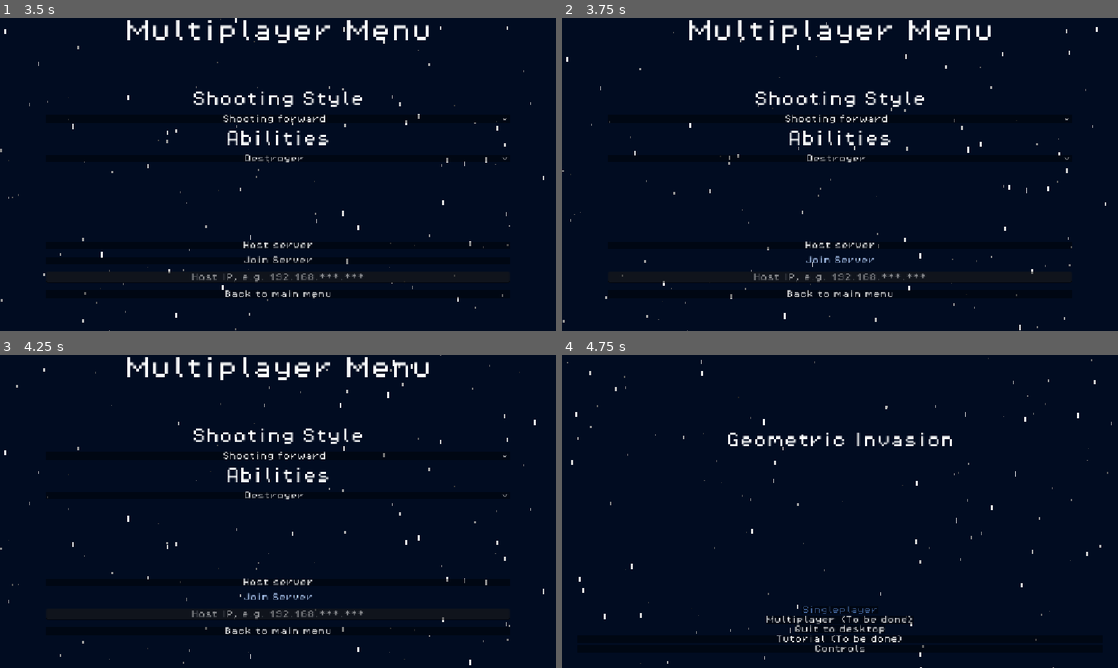
Above: before the commit, frames 1-4 (two rows, left to right).
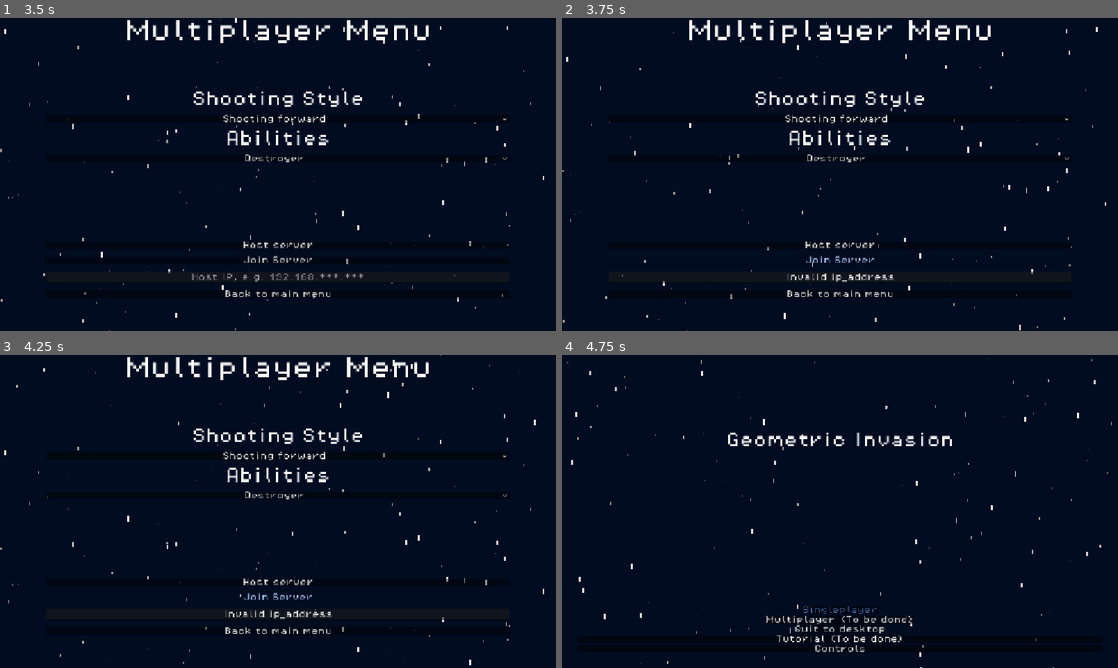
Above: after the commit, the same moments.

Repository: Draftier/Geometric-Invasion-CSS-497
Game: Godot game, scene res://scenes/UI/main_menu.tscn
The game is run twice, just before and just after one commit, with the same random seed, the same clock (stepped at 60 frames per second) and the same inputs. The engine's default icon, where the game draws it, is replaced by a stand-in: a white triangle on a blue panel in a dark square.
Inputs (mouse positions are in pixels of both pictures, inside the frame that each line leads up to):
- Up to frame 1 (3.5 s): click "Multiplayer (To be done)" at 0.5 s; click (278, 277) at 1.27 s; type "12" at 1.35 s; click "Host server" at 2 s; click "Back" at 2.75 s
- Up to frame 2 (3.75 s): click "Join Server" at 3.5 s
- Up to frame 3 (4.25 s): no input
- Up to frame 4 (4.75 s): click "Back to main menu" at 4.25 s

Frame 1 is identical in both runs. In frame 2, 0.3% of the frame differs, in the area x 34-66%, y 81-85%; in frame 3, 0.3%; in frame 4, nothing differs.

Commit message:
Added checks for joining game, Added code to close server when going to main menu
- Added check to see if ip address is empty
- Added closing of server when exiting game or going to main menu and checking if server is closed when in lobby

Diff:
--- a/geometric-invasion/multiplayer_lobby_menu.gd
+++ b/geometric-invasion/multiplayer_lobby_menu.gd
@@ -9,6 +9,7 @@
 	num_players += 1
 	player_count_label.text = "Player count : " + str(num_players) + " / 3"
 	multiplayer.peer_connected.connect(_on_peer_connected)
+	multiplayer.server_disconnected.connect(_on_server_disconnected)
 	%IPLabel.text += NetworkManager.ip_address
 
 func _on_start_game_button_pressed() -> void:
@@ -19,5 +20,11 @@
 	num_players += 1
 	player_count_label.text = "Player count : " + str(num_players) + " / 3"
 
+func _on_server_disconnected() -> void:
+	print("server shutdown")
+	multiplayer.multiplayer_peer = null
+	get_tree().change_scene_to_file("res://scenes/UI/multiplayer_choice_menu.tscn")
+
 func _on_back_button_pressed() -> void:
+	multiplayer.multiplayer_peer = null
 	get_tree().change_scene_to_file("res://scenes/UI/multiplayer_choice_menu.tscn")
--- a/geometric-invasion/network_manager.gd
+++ b/geometric-invasion/network_manager.gd
@@ -23,6 +23,9 @@
 	return "host ip cannot be found"
 
 func start_server() -> void:
+
+	stop_server()
+
 	peer = ENetMultiplayerPeer.new()
 	var error := peer.create_server(port)
 	if error != OK:
@@ -36,10 +39,15 @@
 
 func start_client(ip_addres : String) -> bool:
 	ip_address = ip_addres
+
+	if ip_addres == "":
+		return false
+
 	peer = ENetMultiplayerPeer.new()
 	var error := peer.create_client(ip_address, port)
 	if error != OK:
-		push_error("Server creation failed: %s" % error_string(error))
+		#push_error("Server creation failed: %s" % error_string(error))
+		return false
 	#if !peer.create_client(ip_address, port):
 		#return false
 
@@ -49,3 +57,11 @@
 	server_joined.emit()
 
 	return true
+
+func stop_server() -> void:
+	if peer != null:
+		peer.close()
+
+	multiplayer.multiplayer_peer = null
+	peer = null
+	is_solo = true
--- a/geometric-invasion/scenes/UI/multiplayer_choice_menu.gd
+++ b/geometric-invasion/scenes/UI/multiplayer_choice_menu.gd
@@ -11,14 +11,19 @@
 
 func _on_join_button_pressed() -> void:
 	var ip_address = ip_input.text
+	#var error = NetworkManager.start_client(ip_address)
+
 
 	if !NetworkManager.start_client(ip_address):
 		var timer = get_tree().create_timer(1.0)
 		ip_input.text = "Invalid ip_address"
 		await timer.timeout
 		ip_input.clear()
+	else:
+		NetworkManager.start_client(ip_address)
+		get_tree().change_scene_to_file("res://multiplayer_lobby_menu.tscn")
 
-	NetworkManager.start_client(ip_address)
 
 func _on_back_button_pressed() -> void:
+	NetworkManager.stop_server()
 	get_tree().change_scene_to_file("res://scenes/UI/main_menu.tscn")
